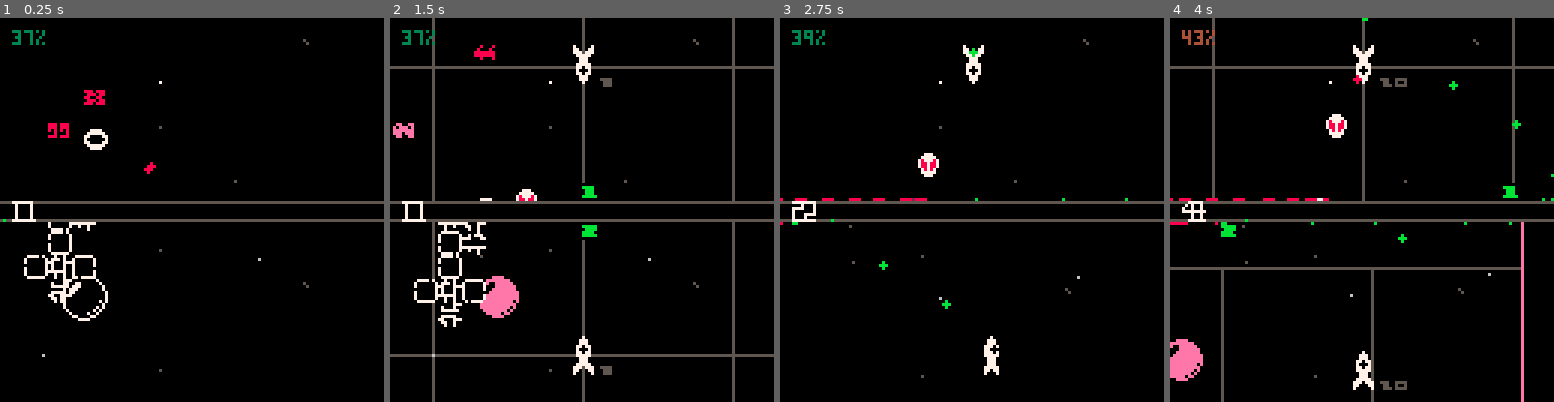
Above: before the commit, frames 1-4 (left to right).
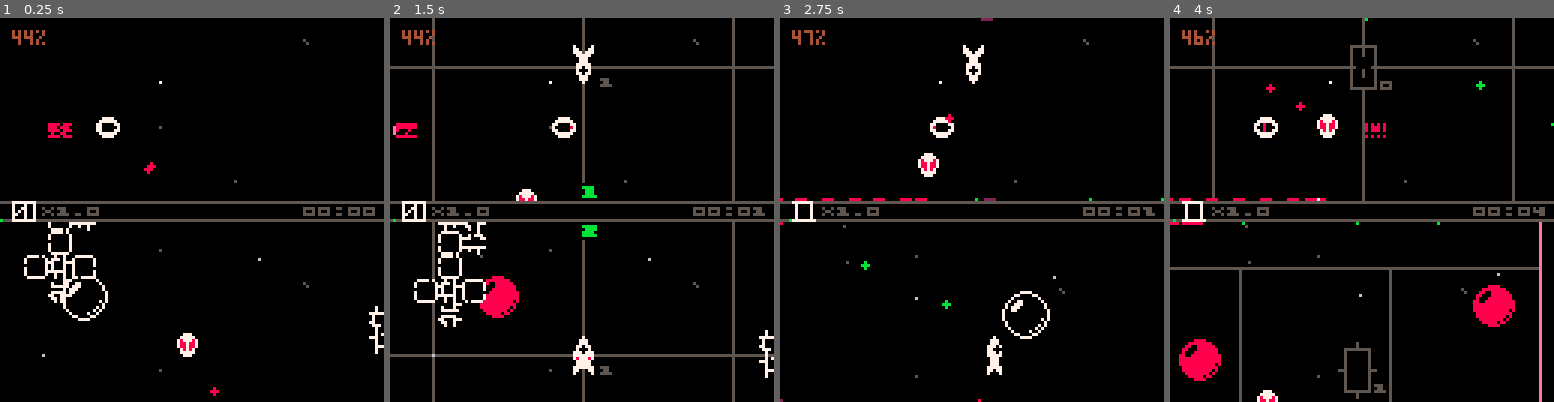
Above: after the commit, the same moments.

Repository: catnipped/friendlyfire
Game: PICO-8 cartridge friendlyfire.p8
The game is run twice, just before and just after one commit, with the same random seed, the same clock (stepped at 60 frames per second) and the same inputs.
Inputs:
- Up to frame 1 (0.25 s): no input
- Up to frame 2 (1.5 s): tap X (X key) at 0.33, 1.07 s; tap O (Z key) at 0.7 s
- Up to frame 3 (2.75 s): hold Right 1.6-2.1 s; tap O (Z key) at 1.7, 2.1, 2.5 s; tap X (X key) at 1.85 s; hold Up 2.15-2.42 s; hold Right from 2.47 s (still down)
- Up to frame 4 (4 s): tap O (Z key) at 2.9, 3.3, 3.7 s; tap X (X key) at 2.97 s; release Right at 3.03 s; hold Left 3.08-3.58 s; hold Down 3.63-3.97 s

The runs differ from the first frame. In frame 1, 1.8% of the frame differs, in the area x 0-100%, y 3-99%; in frame 2, 2.3%; in frame 3, 1.8%; in frame 4, 7.2%, in the area x 0-100%, y 0-100%.

Commit message:
music and sound

Diff:
--- a/friendlyfire.p8
+++ b/friendlyfire.p8
@@ -3,20 +3,17 @@
 __lua__
 
 --todo
---	turret on spacetrash
---	respawn system (fill meter with points)
---	shield meter
 --  dash
 --	b-button ability
 --  wave system
---  design wave 1-10
 --  menu
---  highscores
 --  ui
+--  game over screen
 
 
 --init and help functions below
 function _init()
+	music(1)
 	const = {
 		bounds = {
 			{x = 200, y = 350, w = 200, h = 100},
@@ -41,6 +38,8 @@
 
 	state = {
 		score = 0,
+		multiplier = 10,
+		lastpoints = 0,
 		lives = 3,
 		players = {
 			{ id = 1,
@@ -91,7 +90,7 @@
 	}
 
 	printh("init")
-	for i = 1,1 do
+	for i = 1,2 do
 		add(state.enemies, spawnenemy({const.bounds[2].x + rnd(200),const.bounds[2].y + rnd(200)},"orb",state))
 		add(state.enemies, spawnenemy({const.bounds[2].x + rnd(200),const.bounds[2].y + rnd(200)},"alien",state))
 		add(state.enemies, spawnenemy({const.bounds[2].x + rnd(200),const.bounds[2].y + rnd(200)},"robot",state))
@@ -222,7 +221,6 @@
 	-- if every(rnd(1000)) and #lstate.enemies < 8 then
 	-- 	add(state.enemies, spawnenemy({const.bounds[2].x + rnd(200),const.bounds[2].y + rnd(200)},"alien"))
 	-- end
-	if every(60) then lstate.score += 1 end
 	state = lstate
 --	printh("memory: ".. (stat(0)/1024))
 end
@@ -293,6 +291,8 @@
 end
 
 function respawn(p)
+	sfx(19,-2)
+	sfx(25)
 	lp = p
 	lp.death = false
 	lp.energy = 0
@@ -304,17 +304,48 @@
 function updateplayers(state, events, sectors, time)
 	lstate = state
 	lstate.players = funmap(state.players, function(lp)
-		lp.energy += 5/60
+		lp.energy += (lstate.multiplier/10)/60
 		local lbounds = const.bounds[lp.id]
 		lp.x += lp.vx
 		lp.y += lp.vy
 		lp.vx = lerp(lp.vx, 0, 0.05)
 		lp.vy = lerp(lp.vy, 0, 0.05)
-		if btn(2,lp.id-1) then lp.vy += -0.1 end
-		if btn(3,lp.id-1) then lp.vy += 0.1 end
-		if btn(0,lp.id-1) then lp.vx += -0.1 end
-		if btn(1,lp.id-1) then lp.vx += 0.1 end
-
+		if btn(2,lp.id-1) then
+			if btn(5,lp.id-1) then
+				lp.vy = -2
+				poof = spawngfx("poof",lp.x,lp.y)
+				add(lstate.animations, poof)
+			else
+				lp.vy += -0.1
+			end
+		end
+		if btn(3,lp.id-1) then
+			if btn(5,lp.id-1) then
+				lp.vy = 2
+				poof = spawngfx("poof",lp.x,lp.y)
+				add(lstate.animations, poof)
+			else
+				lp.vy += 0.1
+			end
+		end
+		if btn(0,lp.id-1) then
+				if btn(5,lp.id-1) then
+					lp.vx = -2
+					poof = spawngfx("poof",lp.x,lp.y)
+					add(lstate.animations, poof)
+				else
+					lp.vx += -0.1
+				end
+			end
+		if btn(1,lp.id-1) then
+			if btn(5,lp.id-1) then
+				lp.vx = 2
+				poof = spawngfx("poof",lp.x,lp.y)
+				add(lstate.animations, poof)
+			else
+				lp.vx += 0.1
+			end
+		end
 		if lp.x > (lbounds.x+lbounds.w) then lp.vx -= 0.15 end
 		if lp.x < (lbounds.x) then lp.vx += 0.15 end
 		if lp.y > (lbounds.y+lbounds.h) then lp.vy -= 0.15 end
@@ -324,7 +355,7 @@
 		lp.cam = updatecam(lp)
 		if lp.death and lp.energy > 100 then lp = respawn(lp) end
 		if lp.death == false then
-			if lp.energy > 100 then lp.shield = true lp.energy = 0 end
+			if lp.energy > 100 then lp.shield = true sfx(23) lp.energy = 0 end
 
 
 			local neighbours = myneighbours(lp.x,lp.y,sectors)
@@ -336,9 +367,13 @@
 					printh("lose shield!")
 					local loseshield = spawngfx("loseshield",lp.x,lp.y)
 					add(lstate.animations,loseshield)
+					sfx(24)
 				elseif isinvulnerable(lp) == false then
 					lp.death = true
+					lstate.multiplier = 10
 					lp.energy = 0
+					sfx(24)
+					sfx(17)
 					local deathgfx = spawngfx("death",lp.x,lp.y)
 					add(lstate.animations,deathgfx)
 				end
@@ -352,6 +387,7 @@
 				local lproj = spawnprojectile(lp,projgfx,11)
 				lp.cooldown = time
 				lp.rateoffire[1] = lp.rateoffire[2]
+				sfx(12+lp.id)
 				add(events,{type = "projectile", object = lproj})
 			elseif btn(4,lp.id-1) then
 				lp.rateoffire[1] = lp.rateoffire[2]
@@ -495,6 +531,7 @@
 	if type == "orb" then
 		enemy = {
 			id = flr(rnd(1000)),
+			points = 100,
 			type ="enemy",
 			subtype = type,
 			hp = 30,
@@ -526,7 +563,7 @@
 				palt(0,false)
 				local colors = {14,8,11}
 				local color = colors[1+flr(rnd(#colors))]
-				if every(enemy.hp,0,2) then pal(0,color) pal(7,0) end
+				if every(enemy.hp,0,2) then pal(0,color) pal(7,0) sfx(22) end
 				if every(enemy.hp,4,2) then pal(0,color) end
 				spr(9,enemy.x-8,enemy.y-8,2,2)
 			end
@@ -535,6 +572,7 @@
 	if type == "robot" then
 		enemy = {
 			id = flr(rnd(1000)),
+			points = 20,
 			type ="enemy",
 			subtype = type,
 			hp = 3,
@@ -565,6 +603,7 @@
 					end
 					local lproj = spawnprojectile(enemy,rectgfx,8,3,0.2)
 					add(events,{type = "projectile", object = lproj})
+					sfx(21)
 				end
 			end,
 			gfx = function(enemy, time)
@@ -580,6 +619,7 @@
 	if type == "alien" then
 		enemy = {
 			id = flr(rnd(1000)),
+			points = 10,
 			type ="enemy",
 			subtype = type,
 			hp = 3,
@@ -607,6 +647,7 @@
 					end
 					local lproj = spawnprojectile(enemy,projgfx,8)
 					add(events,{type = "projectile", object = lproj})
+					sfx(20)
 				end
 	--			enemy.vector = {sin(time%1),sin(time%1)}
 			end,
@@ -628,6 +669,7 @@
 
 	local master = {
 		sprite = 7,
+		points = 15,
 		id = flr(rnd(1000)),
 		type = "enemy",
 		subtype = "head",
@@ -669,6 +711,7 @@
   for i = 1,size do
 		local slave = {
 			sprite = 7,
+			points = 15,
 			type = "enemy",
 			subtype = "snakeslave",
 			id = master.id + generatedsize,
@@ -729,6 +772,7 @@
   local generatedsize = 1
   local master = {
     sprite = 20+flr(rnd(4)),
+		points = 5,
 		flipy = coinflip(),
 		flipx = coinflip(),
     id = flr(rnd(1000)),
@@ -756,6 +800,7 @@
       if coinflip() then
         local slave = {
           sprite = 20+flr(rnd(4)),
+					points = 5,
 					flipy = coinflip(),
 					flipx = coinflip(),
           type = "enemy",
@@ -810,9 +855,9 @@
 	local distance1 = abs((p1.x+p1.y)-(x+y))
 	local distance2 = abs((p2.x+p2.y)-(x+y))
 
-	if distance1 < distance2 then
+	if distance1 < distance2 and p1.death == false then
 		p = p1
-	elseif distance2 < distance1 then
+	elseif distance2 < distance1 and p2.death == false  then
 		p = p2
 	end
 	return p
@@ -844,6 +889,12 @@
 		if le.hp <= 0 then
 			add(events,{type="animation", object = spawngfx("explosion",le.x,le.y)})
 		end
+		if le.hp <= 0 then
+			state.score += le.points * (state.multiplier/10)
+			state.multiplier += 1
+			state.lastpoints = le.points
+			sfx(15)
+		end
 		return le.hp > 0
 	end)
 	return les
@@ -893,8 +944,12 @@
 						printh("lose shield!")
 						local loseshield = spawngfx("loseshield",i.object.hit.x,i.object.hit.y)
 						add(lstate.animations,loseshield)
+						sfx(24)
 					elseif isinvulnerable(p) == false then
 						p.death = true
+						sfx(24)
+						sfx(17)
+						sfx(19)
 						p.energy = 0
 						local deathgfx = spawngfx("death",i.object.hit.x,i.object.hit.y)
 						add(lstate.animations,deathgfx)
@@ -910,10 +965,8 @@
 				end
 			end
 		end
-		if i.object.hit == lstate.players[1] or i.object.hit == lstate.players[2] then
-			lstate.score = 0
-		else
-			lstate.score += 100
+		if i.object.hit.type ~= "player" then
+			lstate.score += 1
 		end
 	end)
 
@@ -942,6 +995,24 @@
 
 function spawngfx(type, lx, ly)
 	gfx = {}
+	if type == "poof" then
+		gfx = {
+			frame = 0,
+			runtime = 8,
+			x = lx,
+			y = ly,
+			gfx = function(gfx)
+				local clrs = {14,11}
+				if every(6,-gfx.frame,1) then
+					local clr = clrs[1+flr(rnd(#clrs))]
+					pal(7,clr)
+					palt(15,true)
+					spr(46,gfx.x-4,gfx.y-8,2,2)
+				end
+				pal()
+			end
+		}
+	end
 	if type == "loseshield" then
 			gfx = {
 			frame = 0,
@@ -1044,6 +1115,14 @@
 	return gfx
 end
 
+function minutesseconds (time)
+	local seconds = flr(time % 60)
+	if seconds < 10 then seconds = "0" .. seconds end
+	local minutes = min(flr(time / 60),99)
+	if minutes < 10 then minutes = "0" .. minutes end
+	return "" .. minutes .. ":" .. seconds
+end
+
 -->8
 --draw functions below
 function _draw()
@@ -1148,8 +1227,9 @@
 			if every(30-enemy.velocity*10,0,enemy.velocity*10) then spr(14,x-1,y-1) end
 			pal()
 		end
-		if enemy.hit[1] then pal(0,7+flr(rnd(2))) pal(7,0) end
+		if enemy.hit[1] then pal(0,7+flr(rnd(2))) pal(7,0) sfx(16) end
 		enemy.gfx(enemy,state.time)
+
 		pal()
 	end
 end
@@ -1212,7 +1292,15 @@
 pal(7,clr)
  for n = 1,#score do
     local nr = 0 .. sub(score, n,n)
-   	 spr(64+nr,((n-1)*5)+x,y)
+		if nr == "0:" then
+			spr(74,((n-1)*5)+x,y)
+		elseif nr == "0x" then
+			spr(75,((n-1)*5)+x,y)
+		elseif nr == "0." then
+			spr(76,((n-1)*5)+x,y)
+		else
+			spr(64+nr,((n-1)*5)+x,y)
+		end
 	end
 pal()
 end
@@ -1223,7 +1311,12 @@
 			clr = 11
 			pset(state.players[1].energy*1.28, 67, clr)
 	end
-	drawscore("" .. state.score ,4,60)
+	local scorestring = "" .. flr(state.score)
+	drawscore(scorestring, 4,60)
+	local multiplier = "" .. state.multiplier
+	if #multiplier == 2 then multiplier = sub(multiplier,1,1) .. "." .. sub(multiplier,2,2) end
+	drawmini("x" .. multiplier,4+(#scorestring*10),63,5)
+	drawmini(minutesseconds(state.time),101,63,5)
 	pal()
 	--debug
 	local percent = flr(stat(1)*100)
Not shown, changed: 19 lines of the sprite sheet (__gfx__) section of friendlyfire.p8
Not shown, changed: the music (__music__) section of friendlyfire.p8
Not shown, changed: the sound effects (__sfx__) section of friendlyfire.p8
